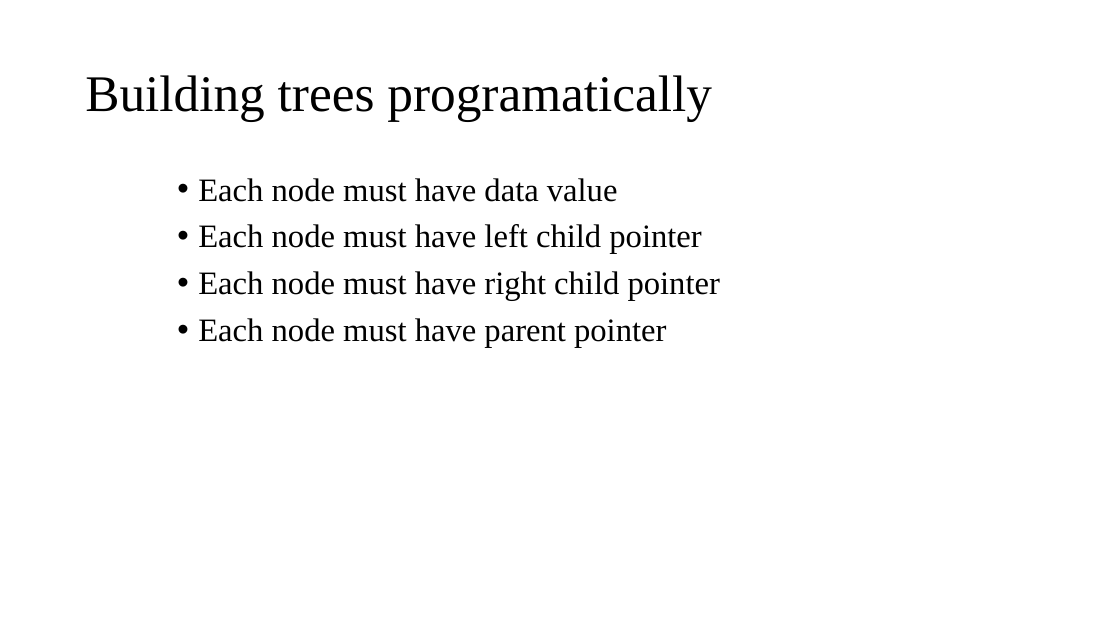
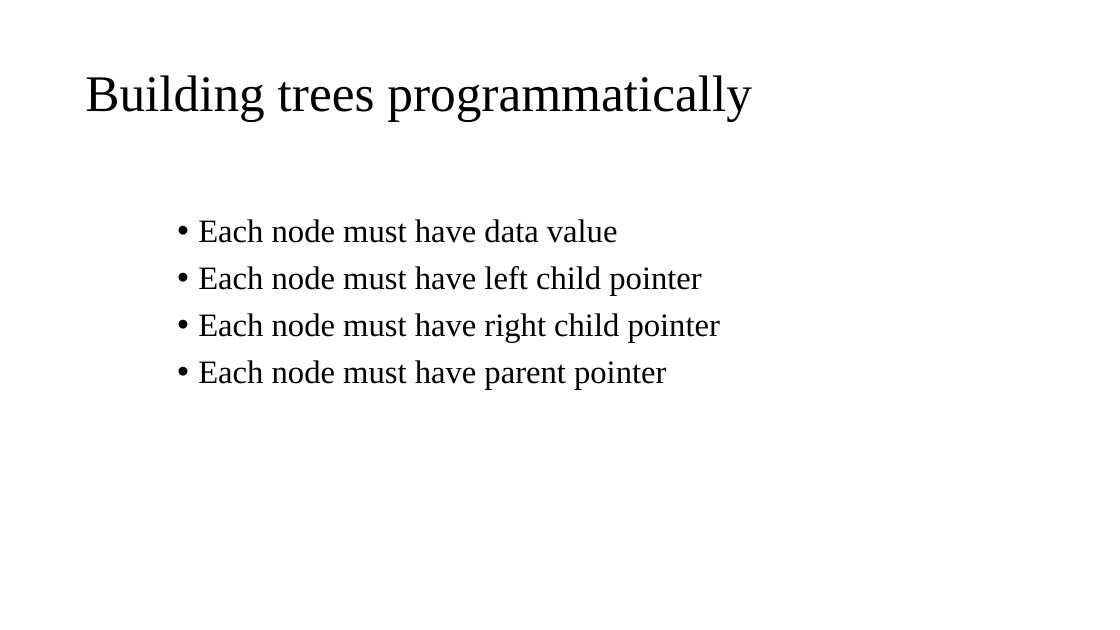
Before and after one commit to MR-ARMA/CS-Learning-Journey, a slide deck: slide 8 of Data-Structure/Handon/04-tree-part-1/00_Lecture_04.pptx. Drawn at 1120x630 pixels with LibreOffice and Linux fonts; fonts in the diff are those of the drawing. Boxes give left, top, right and bottom in pixels: in the first picture for what was removed or moved away, otherwise in the second. Text is boxed around its words. In the diff, an @@ line names an element or a change of style, - is before the commit and + after.

Commit message:
add Lecture 04

```diff
--- a/Data-Structure/Handon/04-tree-part-1/00_Lecture_04.pptx
+++ b/Data-Structure/Handon/04-tree-part-1/00_Lecture_04.pptx
@@ title at <box>85,75,752,121</box>: text changed @@
-Building trees programatically
+Building trees programmatically
@@ text "Each node must have data ...": place and size @@
-text "Each node must have data ..." at <box>198,178,720,348</box>
+text "Each node must have data ..." at <box>198,219,720,389</box>
```
Also in this commit, not shown: 3 other slides changed, 1 slide added, 1 other file.
